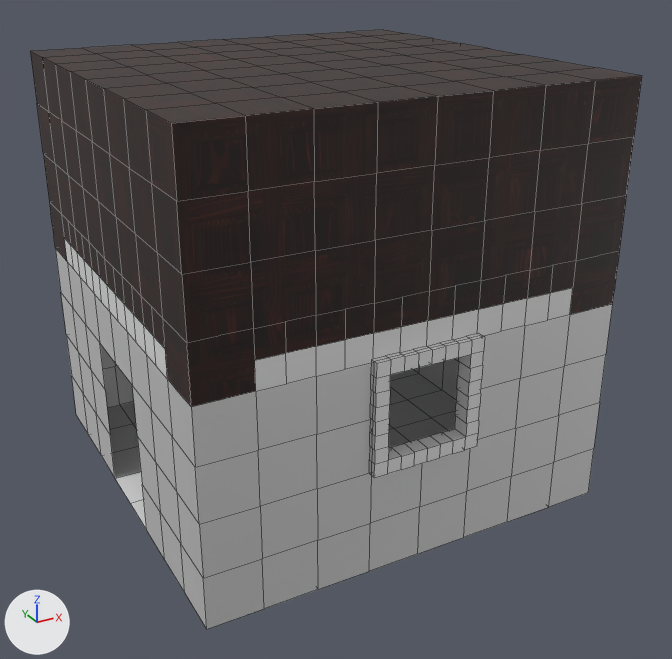
Two versions of the FBX model Assets/raw/Office.fbx, one commit apart.
Camera for both pictures: a 50 mm camera at (-13.7, -26.6, 18.5) aimed at (0.4, -1.1, 5.7). Every picture has the same lights, and +X, +Y and +Z are marked at lower left. The first picture is the older version. Mesh edges are drawn as thin lines.
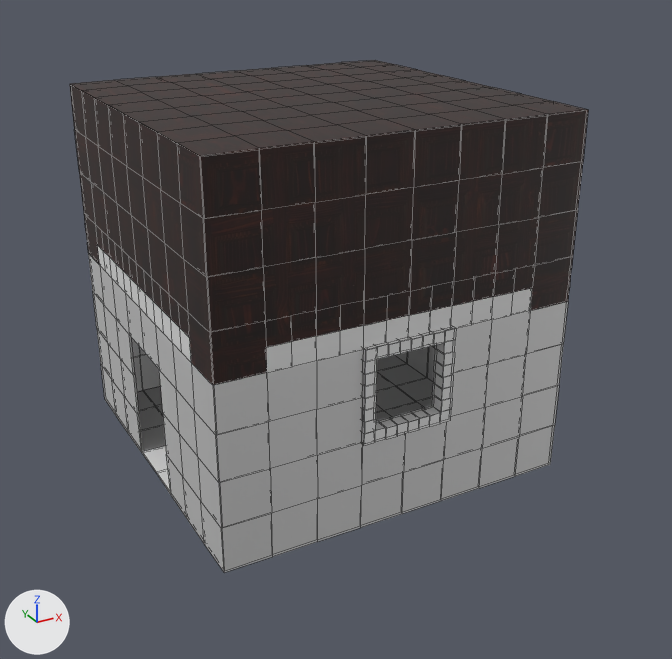
Commit message: new office

Where the change shows, as pixel boxes (x1, y1, x2, y2) in the pictures (672 x 659 px):
'Cube', reshaped, moved, rescaled (15% narrower, 15% shorter)
    before: (30, 30, 642, 629)
    after: (70, 60, 588, 572)
part 1 of me_cube_001, added
    after: (70, 60, 588, 572)
part 2 of me_cube_001, surface changed
    before: (388, 355, 471, 460)
    after: (375, 343, 445, 431)

What changed in the scene script:
```text
Change me_cube_001:
    used by ob_cube; location = (0.0, 0.0, 7.48); scale = (7.0, 7.0, 7.0)
    remove me_cube_001.from_pydata(...)  # 956 vertices, 858 faces; spans x -1.0..1.0, y -1.04..1.04, z -1.0..1.0
    add me_cube_001.from_pydata(...)  # 1912 vertices, 1746 faces; spans x -1.01..1.01, y -1.04..1.04, z -1.01..1.01
    me_cube_001 part 1: 540 vertices added at x -1.01..1.01, y -1.01..1.01, z -1.01..1.01
    me_cube_001 part 2: 48 kept faces spanning x -0.19..0.19, y -1.04..1.04, z -0.44..-0.05 get new texture (UV) coordinates
    other edits to the shape of me_cube_001 do not show in these pictures
Change ob_cube:
    ob_cube.location: (0.0, 0.0, 7.48) -> (0.0, 0.0, 7.42)
    ob_cube.scale: (7.0, 7.0, 7.0) -> (6.0, 6.0, 6.0)
```
